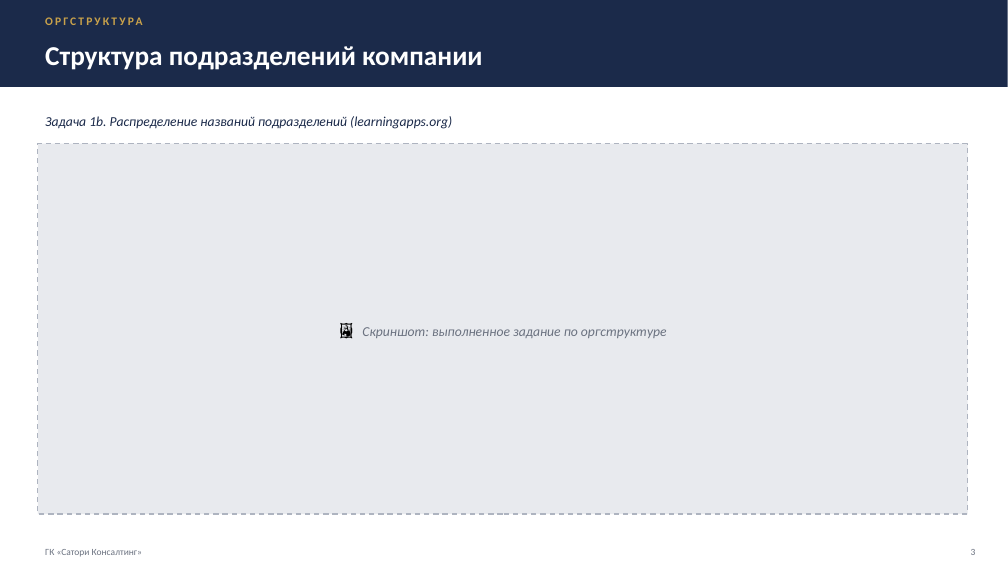
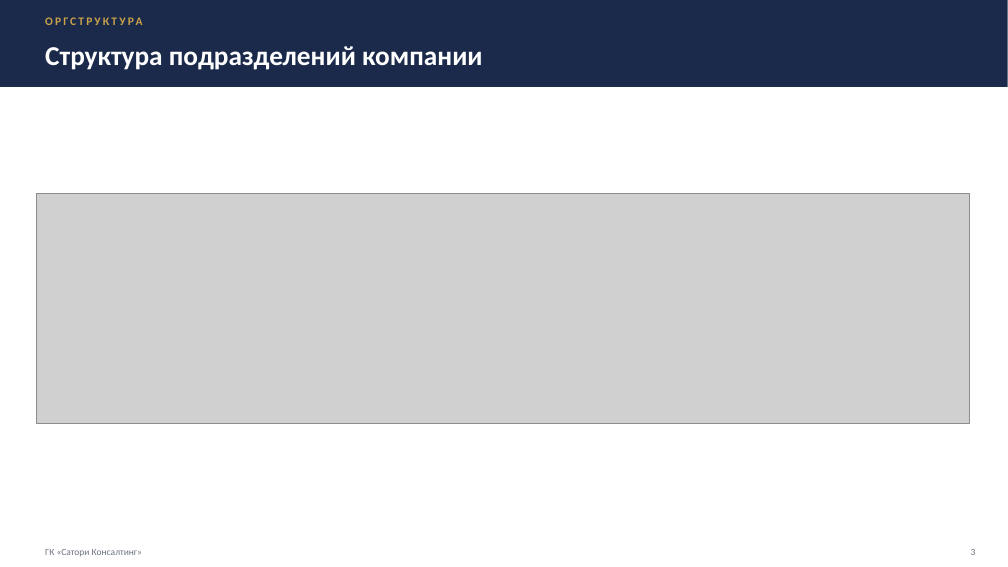
Before and after one commit to ppljc/omstu-works-4, a slide deck: slide 3 of Практика/Блок 14.pptx. Drawn at 1008x567 pixels with LibreOffice and Linux fonts; fonts in the diff are those of the drawing; grey boxes stand for pictures. Boxes give left, top, right and bottom in pixels: in the first picture for what was removed or moved away, otherwise in the second. Text is boxed around its words. In the diff, an @@ line names an element or a change of style, - is before the commit and + after.

```diff
--- a/Практика/Блок 14.pptx
+++ b/Практика/Блок 14.pptx
@@ text removed at (x1=45, y1=116, x2=452, y2=129) @@
-Задача 1b. Распределение названий подразделений (learningapps.org)
@@ rectangle removed at (x1=38, y1=144, x2=968, y2=514) @@
@@ picture added at (x1=36, y1=194, x2=969, y2=423) @@
@@ text removed at (x1=362, y1=327, x2=667, y2=338) @@
-🖼 Скриншот: выполненное задание по оргструктуре
```
Also in this commit, not shown: 8 other slides changed, 1 slide added, 1 slide removed, 1 other file.
